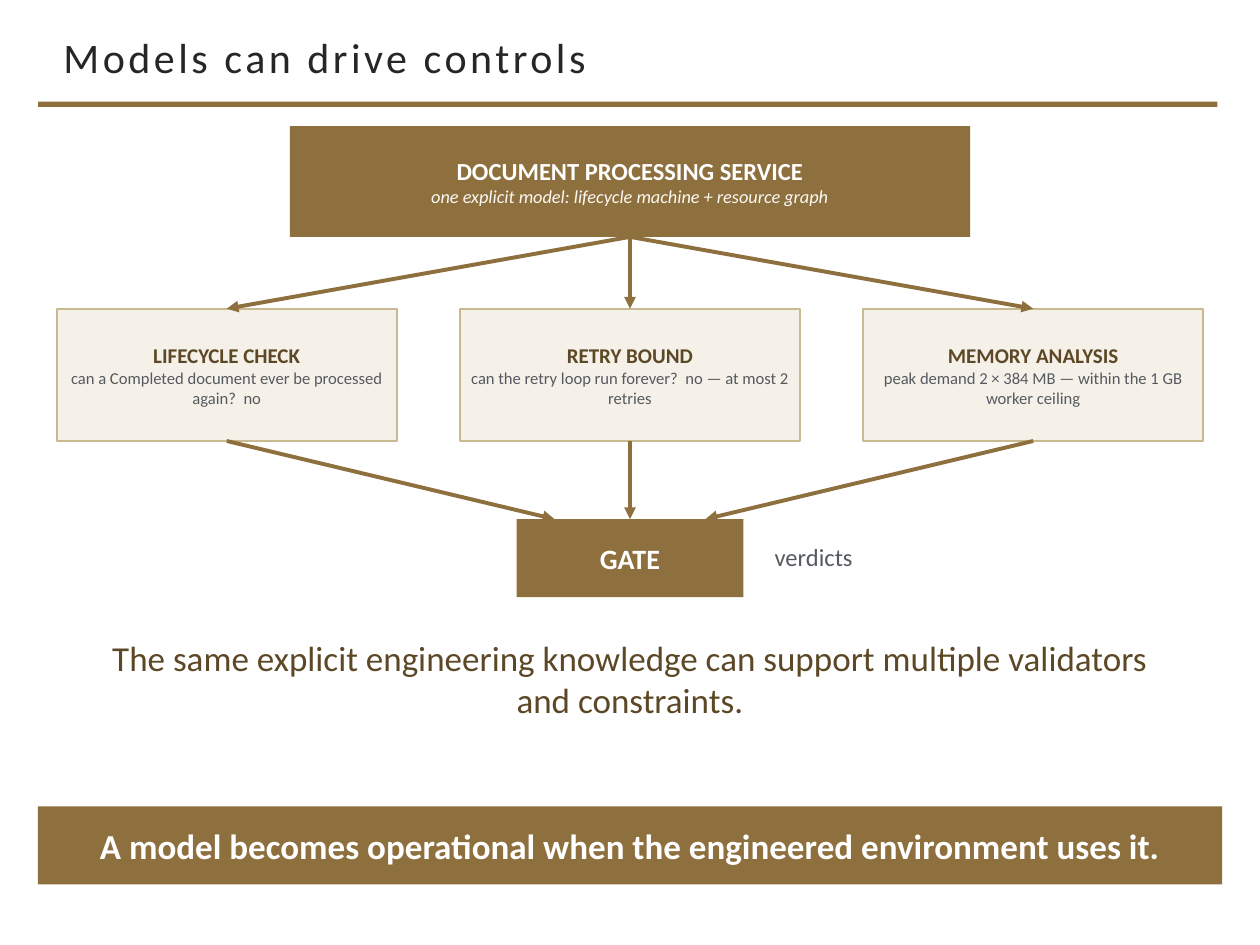
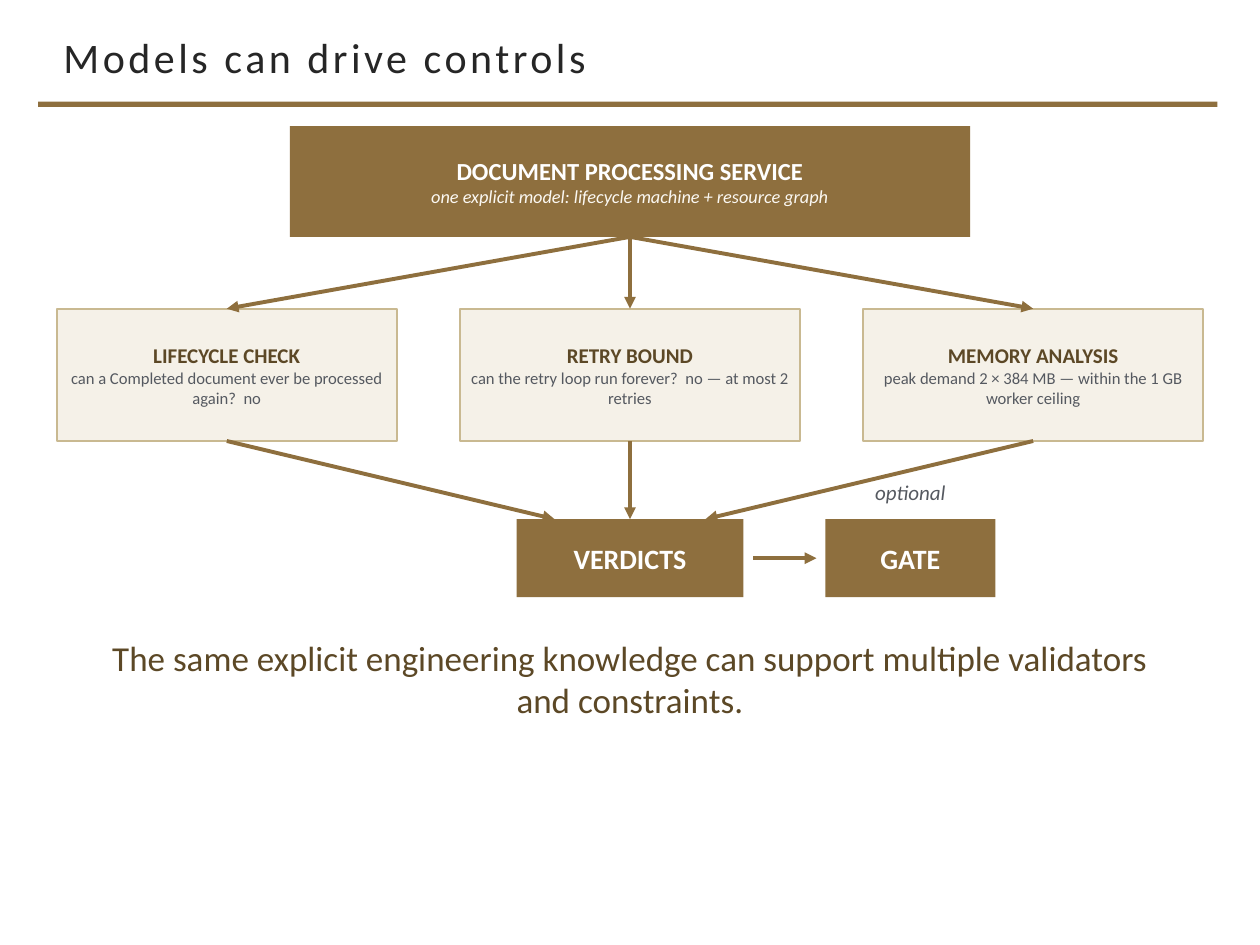
Before and after one commit to davisjam/model-based-agentic-software-engineering, a slide deck: slide 30 of course/lectures/act-2-delegation-and-control/03-alignment/2-3-Alignment.pptx. Drawn at 1260x945 pixels with LibreOffice and Linux fonts; fonts in the diff are those of the drawing; background and template pictures are left out. Boxes give left, top, right and bottom in pixels: in the first picture for what was removed or moved away, otherwise in the second. Text is boxed around its words. In the diff, an @@ line names an element or a change of style, - is before the commit and + after.

Commit message:
deck 2-3 prune D: models section — de-collapse validator/gate, redraw three relations
'Models can drive controls' now reads MODEL -> ANALYSES -> VERDICTS ->
optional GATE (the analyses produce verdicts; a gate may consume them)
and loses the 'model becomes operational' line. 'Agreement is not
correctness' is redrawn at lecture scale: three enormous rows
(CORRESPONDENCE / CONFORMANCE / ACCEPTANCE), almost no prose, keeping
only the gold footer. The models slide loses its closing aphorism.

```diff
--- a/course/lectures/act-2-delegation-and-control/03-alignment/2-3-Alignment.pptx
+++ b/course/lectures/act-2-delegation-and-control/03-alignment/2-3-Alignment.pptx
@@ text added at <box>875,485,945,504</box>, 12 pt, text #555960, italic @@
+optional
@@ rectangle added at <box>825,519,995,597</box>, fill #8E6F3E, 16 pt, text #FFFFFF, bold @@
+GATE
@@ text in rectangle at <box>574,550,687,569</box>: text changed @@
-GATE
+VERDICTS
@@ arrow added from (753, 558) to (816, 558), #8E6F3E 2.25 pt @@
@@ text removed at <box>775,549,853,566</box> @@
-verdicts
@@ rectangle removed at <box>38,806,1222,885</box> @@
-A model becomes operational when the engineered environment uses it.
```
Also in this commit, not shown: 2 other slides changed.
